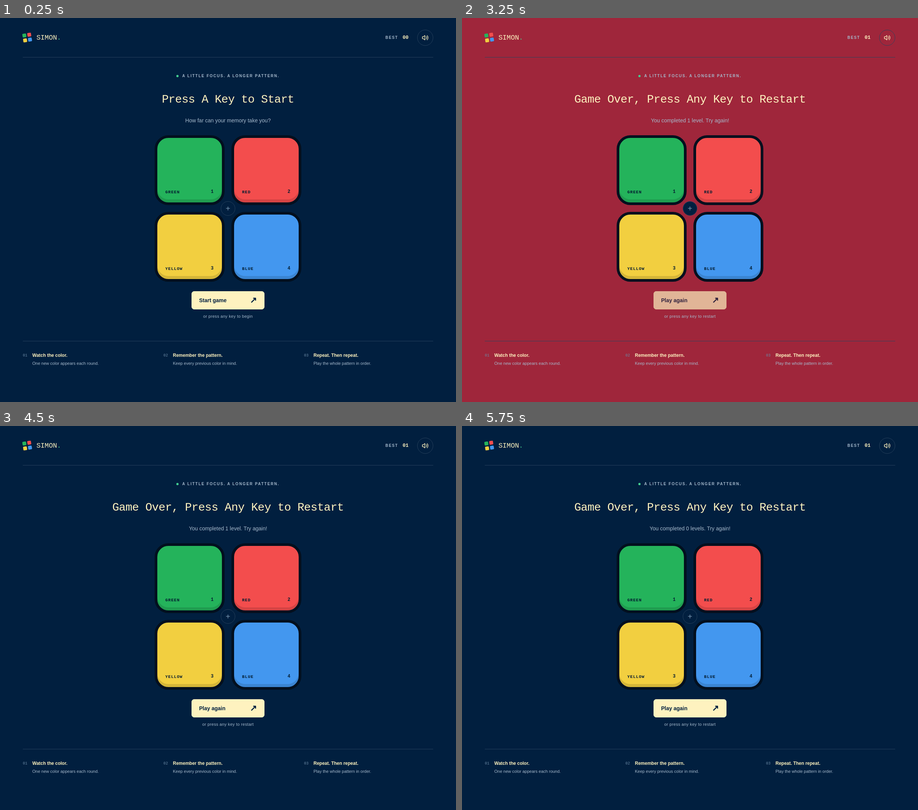
Above: before the commit, frames 1-4 (two rows, left to right).
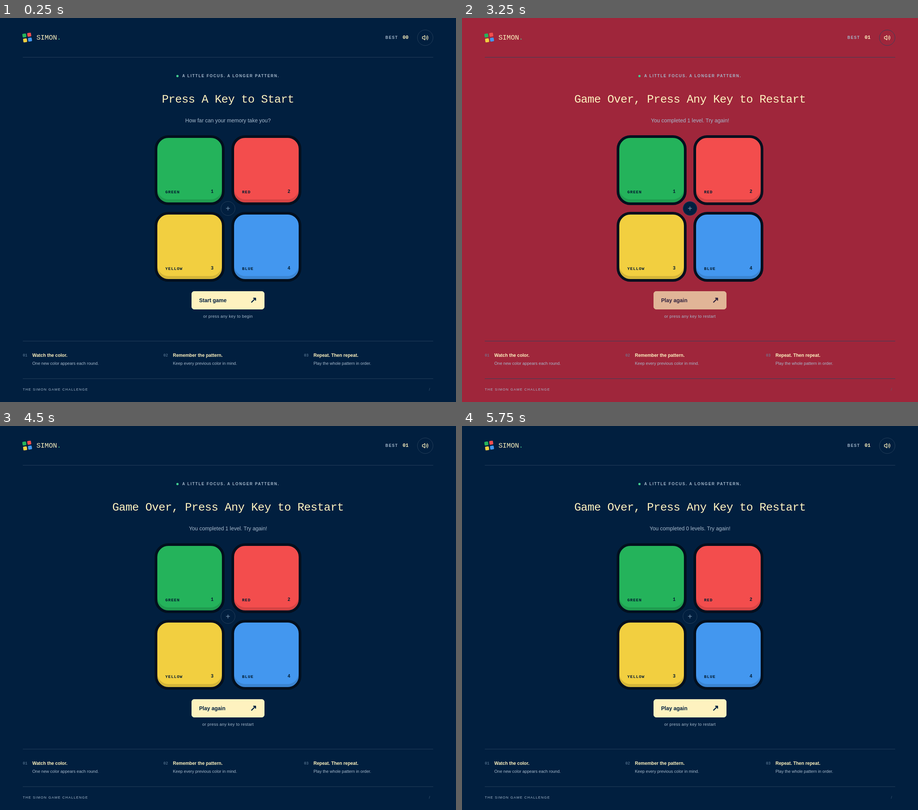
Above: after the commit, the same moments.

Repository: suarezjudah14/simon-game
Game: browser game, page index.html
Same seed, same stepped clock (60 frames per second), same inputs: the game is played once before the commit and once after it.
Inputs:
- Up to frame 1 (0.25 s): no input
- Up to frame 2 (3.25 s): click "Start game ↗" at 0.27 s; tap Ctrl every 0.5 s from 1.1 to 3.1 s; click "YELLOW 3" at 1.27 s; click "RED 2" at 3.07 s
- Up to frame 3 (4.5 s): tap Space at 3.27 s; tap Ctrl at 3.6, 4.1 s
- Up to frame 4 (5.75 s): tap Ctrl at 4.6, 5.1, 5.6 s; click "Play again ↗" at 4.77 s; click "BLUE 4" at 5.47 s

The runs differ from the first frame. In frame 1, 0.1% of the frame differs, in the area x 5-95%, y 93-98%; in frame 2, 0.1%; in frame 3, 0.1%; in frame 4, 0.1%.

Commit message:
Add files via upload
change it to this

Diff:
--- a/index.html
+++ b/index.html
@@ -55,6 +55,7 @@
       </section>
     </main>
 
+    <footer><p>THE SIMON GAME CHALLENGE</p><p> <span aria-hidden="true">/</span></p></footer>
     <noscript><p class="noscript">Please enable JavaScript in your browser to play Simon.</p></noscript>
   </div>
   <script src="vendor/jquery-3.7.1.min.js"></script>
